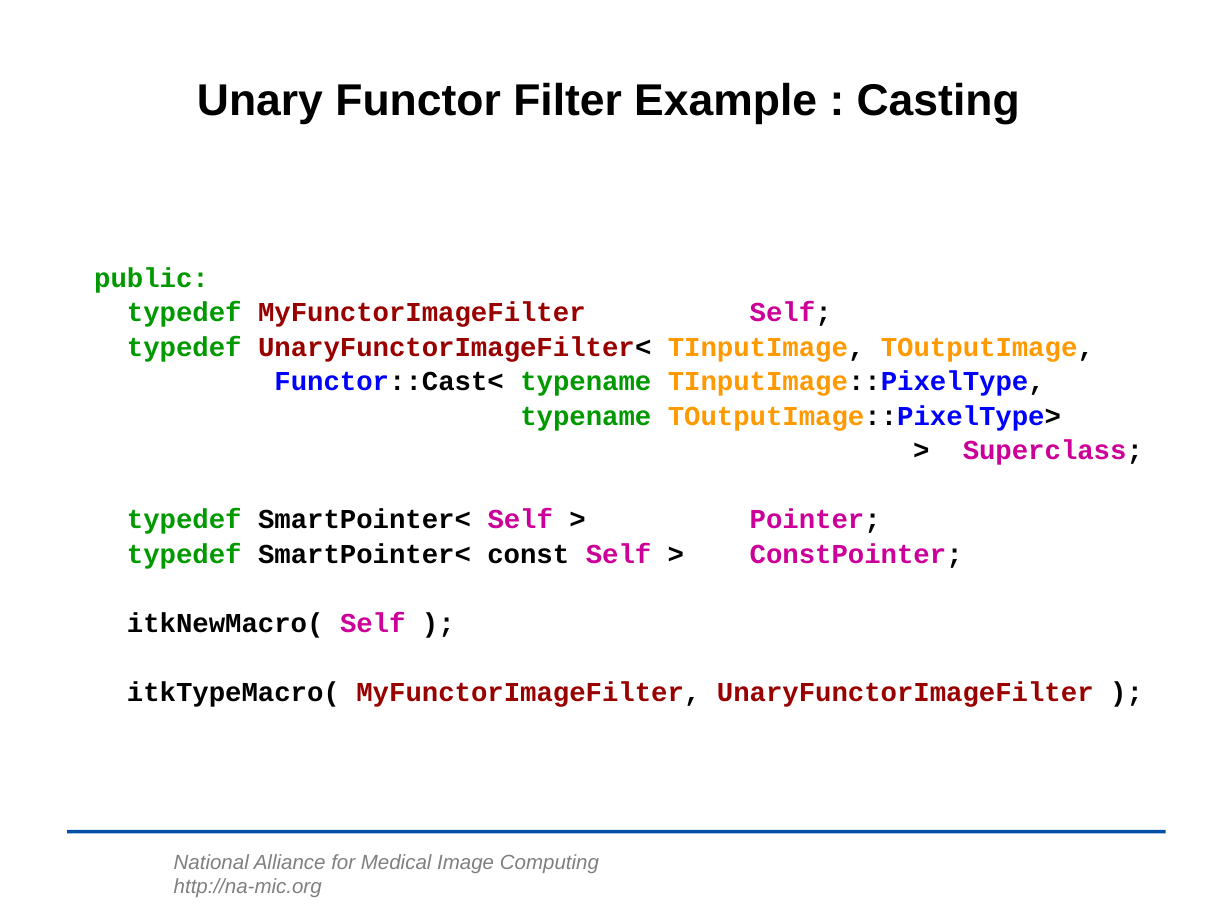
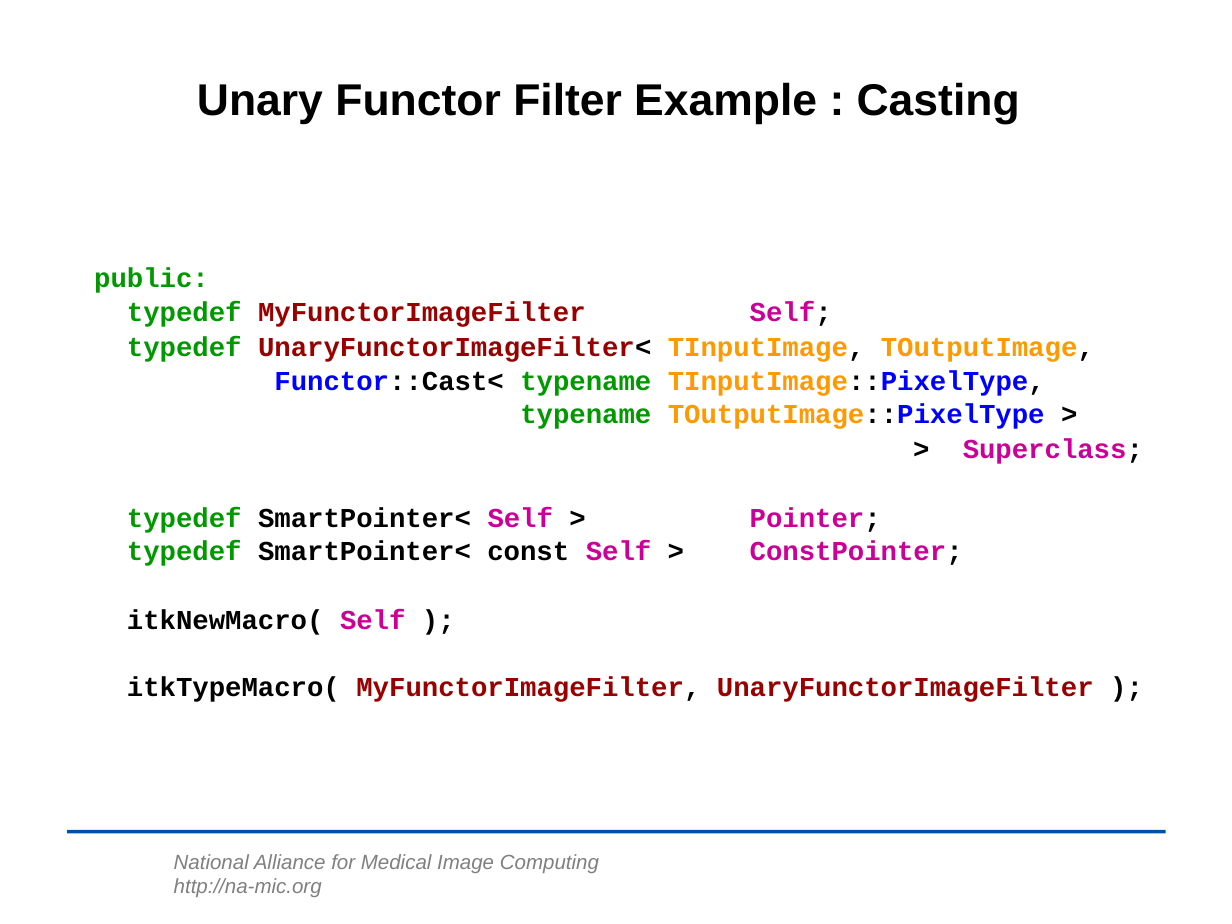
Before and after one commit to lheckemann/namic-sandbox, a slide deck: slide 16 of ITKAdvancedCourse/doc/presentations/Insight-Writing-a-New-Filter.ppt. Drawn at 1232x924 pixels with LibreOffice and Linux fonts; fonts in the diff are those of the drawing; background and template pictures are left out. Boxes give left, top, right and bottom in pixels: in the first picture for what was removed or moved away, otherwise in the second. Text is boxed around its words. In the diff, an @@ line names an element or a change of style, - is before the commit and + after.

```diff
--- a/ITKAdvancedCourse/doc/presentations/Insight-Writing-a-New-Filter.ppt
+++ b/ITKAdvancedCourse/doc/presentations/Insight-Writing-a-New-Filter.ppt
@@ text at (x1=274, y1=371, x2=1045, y2=429): text changed @@
-Functor::Cast< typename TInputImage::PixelType,
-typename TOutputImage::PixelType>
+Functor::Cast< typename TInputImage::PixelType,
+typename TOutputImage::PixelType >
@@ text at (x1=127, y1=508, x2=963, y2=566): text changed @@
-typedef SmartPointer< Self > Pointer;
-typedef SmartPointer< const Self > ConstPointer;
+typedef SmartPointer< Self > Pointer;
+typedef SmartPointer< const Self > ConstPointer;
```
Also in this commit, not shown: 10 other slides changed, 16 slides added, 1 slide removed, 1 other file.
